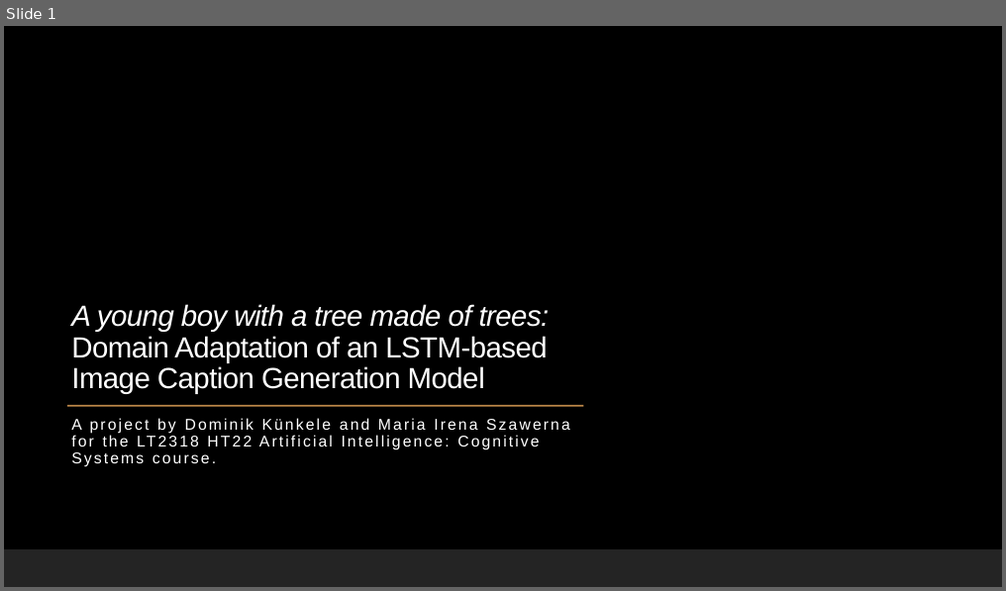
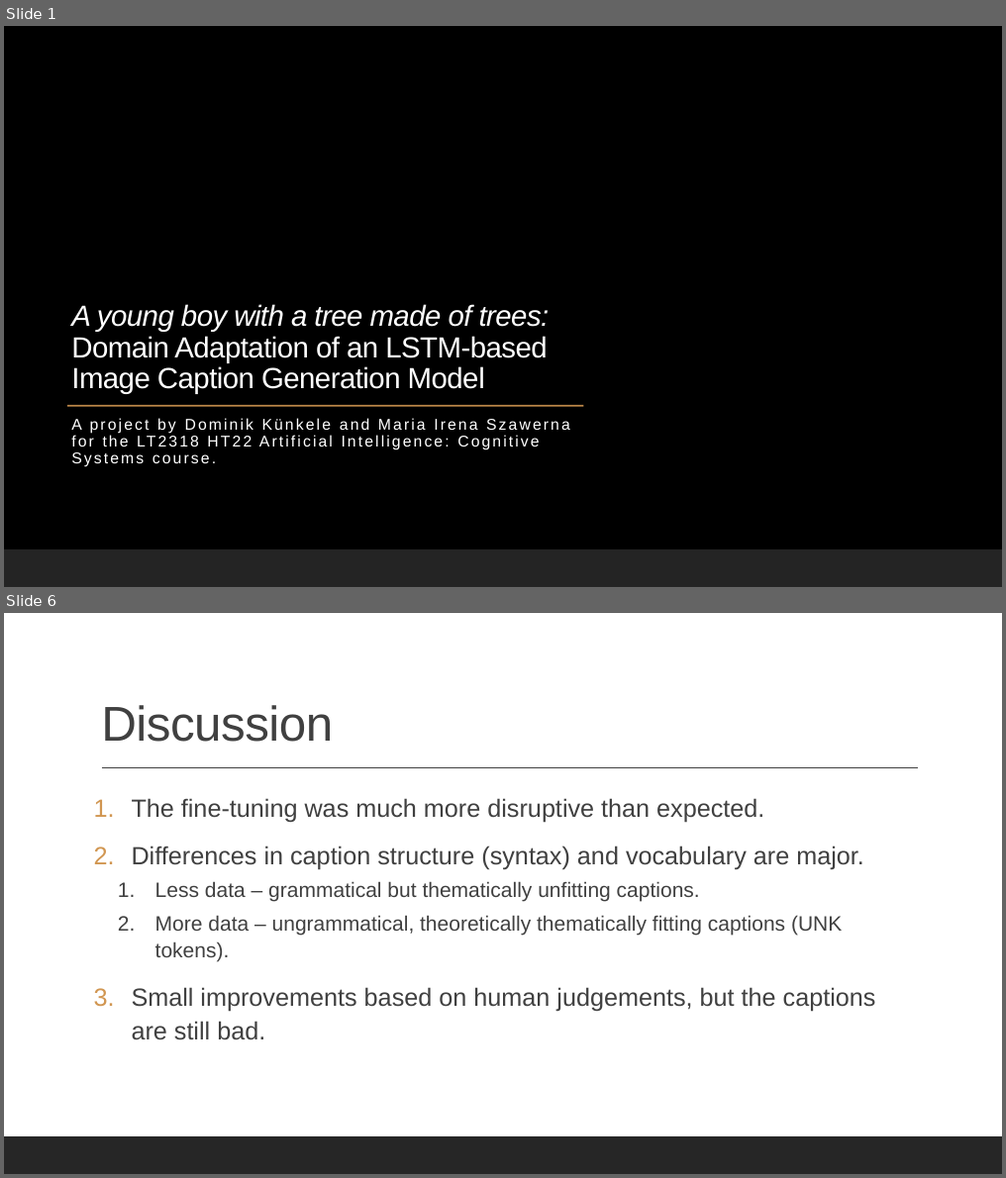
Before and after one commit to Turtilla/aics-project, a slide deck: paper/aics-project.pptx. Shown one above the other, each under a label of ours: slide 1 before the commit, slides 1 and 6 after it; the slides between them are not shown. The pictures are 1006x591 and 1006x1178 pixels, drawn with LibreOffice and Linux fonts; fonts in the diff are those of the drawing; background and template pictures are left out. Boxes give left, top, right and bottom in pixels: in the first picture for what was removed or moved away, otherwise in the second. Text is boxed around its words. In the diff, an @@ line names an element or a change of style, - is before the commit and + after.

Commit message:
Updating the presentation

```diff
--- a/paper/aics-project.pptx
+++ b/paper/aics-project.pptx
@@ slide 6 added at (4,613,1002,1174), background #FFFFFF; not listed: 1 template element that a slide beside it also shows @@
@@ title added at (101,705,333,742), 47 pt, text #404040 @@
+Discussion
@@ line added from (102, 768) to (918, 768), #404040 1 pt @@
@@ text added at (132,798,876,1041), 24 pt, text #404040 @@
+1. The fine-tuning was much more disruptive than expected.
+2. Differences in caption structure (syntax) and vocabulary are major.
+  1. Less data – grammatical but thematically unfitting captions.
+  2. More data – ungrammatical, theoretically thematically fitting captions (UNK tokens).
+3. Small improvements based on human judgements, but the captions are still bad.
```
Also in this commit, not shown: 6 other slides added, 1 slide removed, 1 other file.
